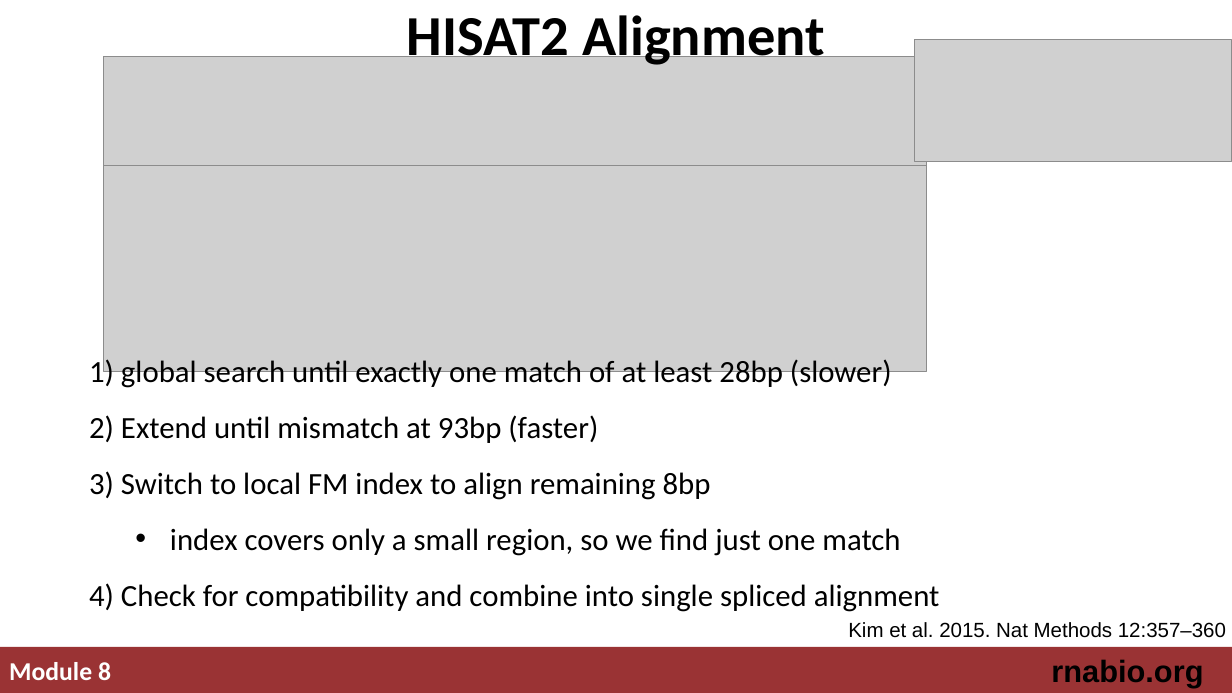
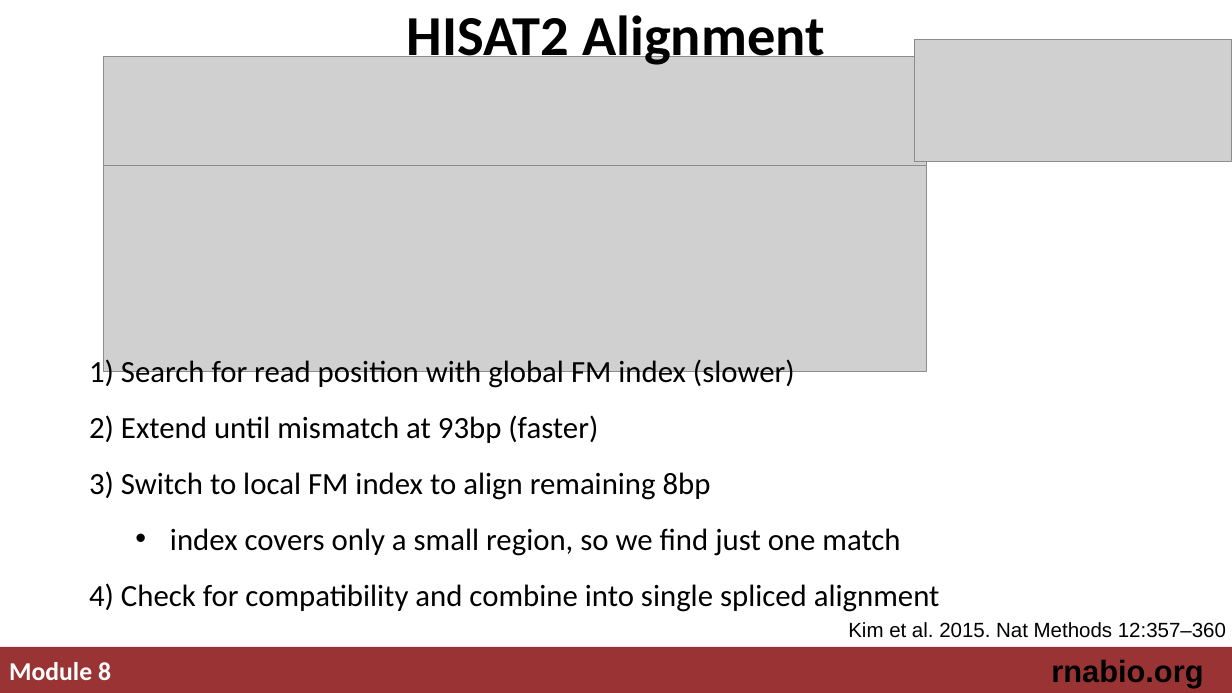
Before and after one commit to griffithlab/rnabio.org, a slide deck: slide 12 of assets/lectures/cbw-cshl/2019/mini/RNASeq_MiniLecture_08_01_Alignment.pptx. Drawn at 1232x693 pixels with LibreOffice and Linux fonts; fonts in the diff are those of the drawing; grey boxes stand for pictures. Boxes give left, top, right and bottom in pixels: in the first picture for what was removed or moved away, otherwise in the second. Text is boxed around its words. In the diff, an @@ line names an element or a change of style, - is before the commit and + after.

```diff
--- a/assets/lectures/cbw-cshl/2019/mini/RNASeq_MiniLecture_08_01_Alignment.pptx
+++ b/assets/lectures/cbw-cshl/2019/mini/RNASeq_MiniLecture_08_01_Alignment.pptx
@@ text at [89,356,795,390]: text changed @@
-1) global search until exactly one match of at least 28bp (slower)
+1) Search for read position with global FM index (slower)
```
Also in this commit, not shown: 5 other slides changed, 4 other files.
